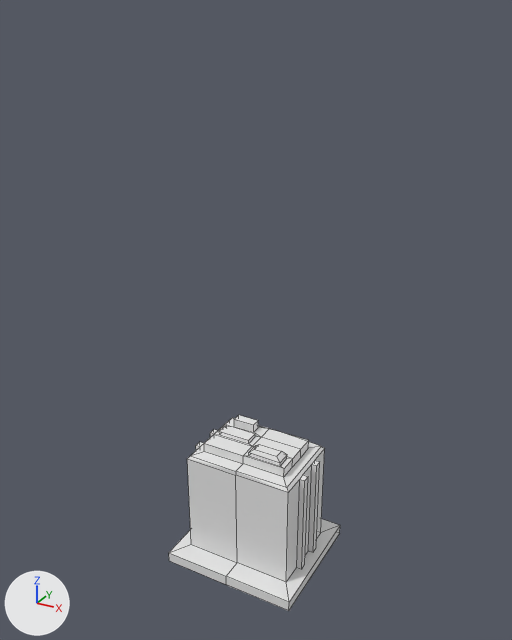
The Blender file Visuals/models/basic1.blend: old version first, new version second.
Both versions are drawn from a camera (50 mm lens) standing at (6.53, -11.9, 11.93) and looking at (-0.05, 0.05, 5.96). Arrows for +X, +Y and +Z are at lower left; the lights stay in place. Mesh edges are drawn as thin lines.
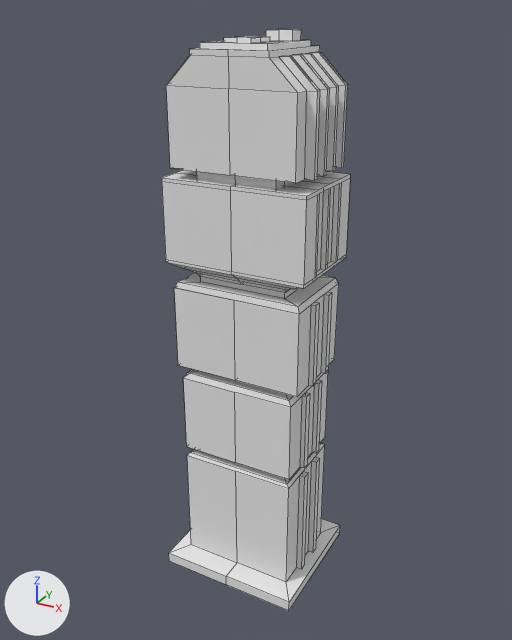
Where the change shows, as pixel boxes (x1, y1, x2, y2) in the pictures (512 x 640 px; the box of a moved part takes in the faces that stretch with it):
'Cube.003', added
    after: (166, 29, 348, 190)
'Plane.001', reshaped
    before: (169, 415, 340, 611)
    after: (169, 442, 340, 611)
'Cube.002', added
    after: (162, 170, 350, 293)
'Cube.001', added
    after: (174, 273, 339, 397)
'Cube', added
    after: (183, 369, 328, 480)
part 1 of me_plane_001, moved or reshaped
    before: (187, 415, 325, 575)
    after: (187, 442, 325, 575)

Diff of the bpy script that builds the scene:
```diff
--- a/Visuals/models/basic1.blend.py
+++ b/Visuals/models/basic1.blend.py
@@ me_plane_001 @@
-me_plane_001.from_pydata(...)  # 118 vertices, 100 faces; spans x -1.58..1.58, y -1.42..1.41, z 0.0..3.2
+me_plane_001.from_pydata(...)  # 116 vertices, 96 faces; spans x -1.58..1.58, y -1.42..1.41, z 0.0..3.29
+# me_plane_001 part 1
+# 48 vertices are removed from x -1.27..1.27, y -0.94..0.92, z 2.68..3.2
+# 64 faces are deleted
+# 16 vertices in x -1.39..1.39, y -0.4..0.39, z 2.68 move by (0.0, 0.0, 0.1)
+# 4 vertices in x 0.11..0.89, y -0.58..-0.26, z 3.0 move by (0.0, 0.0, 0.18)
+# 4 vertices move within x 0.11..0.89, y -0.58..-0.26, z 3.09
+# 36 vertices are added at x -1.27..1.27, y -0.94..0.92, z 2.78..3.29
+# 10 new vertices lie (0.0, 0.0, 0.22) away from vertices in x -1.0..1.0, y -0.63..0.61, z 2.87
+# 60 new faces join them
+me_plane_001.materials.append(mat_material_009)  # white #e7e7e7
@@ ob_cube_003 @@
+ob_cube_003 = bpy.data.objects.new('Cube.003', me_cube_013)  # 203 vertices, 174 faces; spans x -1.5..1.5, y -1.0..1.0, z -1.24..1.38; in mat_material_005 (white #e7e7e7)
+ob_cube_003.location = (0.0, 0.0, 10.2)
@@ ob_cube_002 @@
+ob_cube_002 = bpy.data.objects.new('Cube.002', me_cube_012)  # 118 vertices, 98 faces; spans x -1.51..1.51, y -1.0..1.0, z -1.0..1.0; in mat_material_006 (white #e7e7e7)
+ob_cube_002.location = (0.0, 0.0, 8.0)
@@ ob_cube_001 @@
+ob_cube_001 = bpy.data.objects.new('Cube.001', me_cube_011)  # 58 vertices, 45 faces, 3 loose edges; spans x -1.5..1.5, y -0.92..0.92, z -1.0..1.08; in mat_material_007 (white #e7e7e7)
+ob_cube_001.location = (0.0, 0.0, 6.0)
@@ ob_cube @@
+ob_cube = bpy.data.objects.new('Cube', me_cube_010)  # 58 vertices, 45 faces, 3 loose edges; spans x -1.37..1.37, y -0.93..0.92, z -1.0..1.04; in mat_material_008 (white #e7e7e7)
+ob_cube.location = (0.0, 0.0, 4.0)
```
